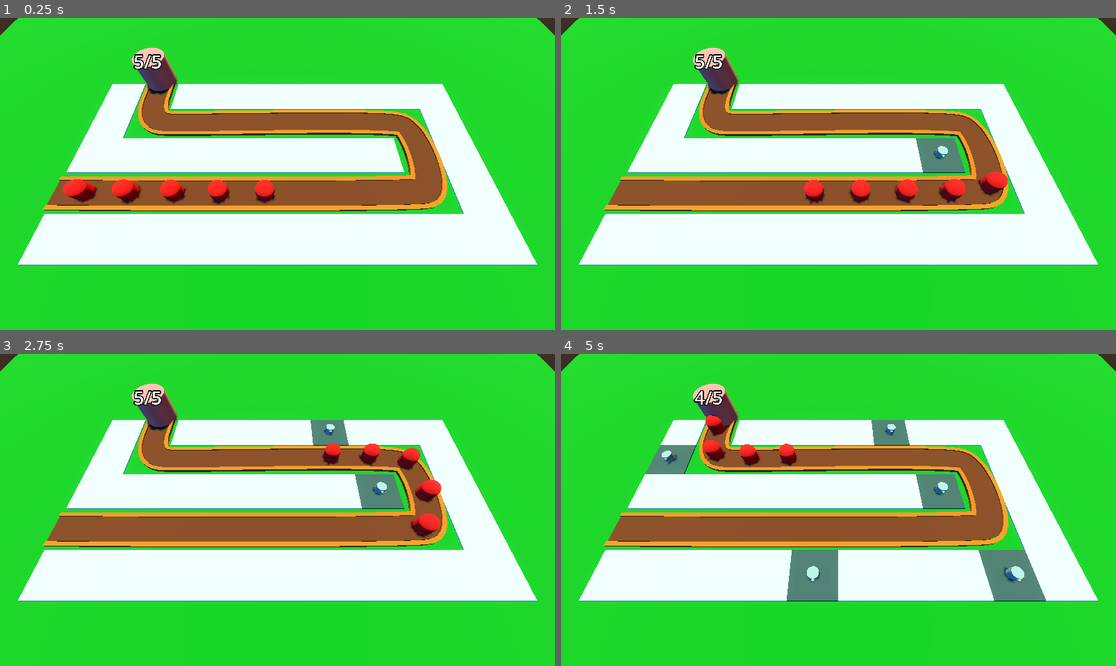
Above: before the commit, frames 1-4 (two rows, left to right).
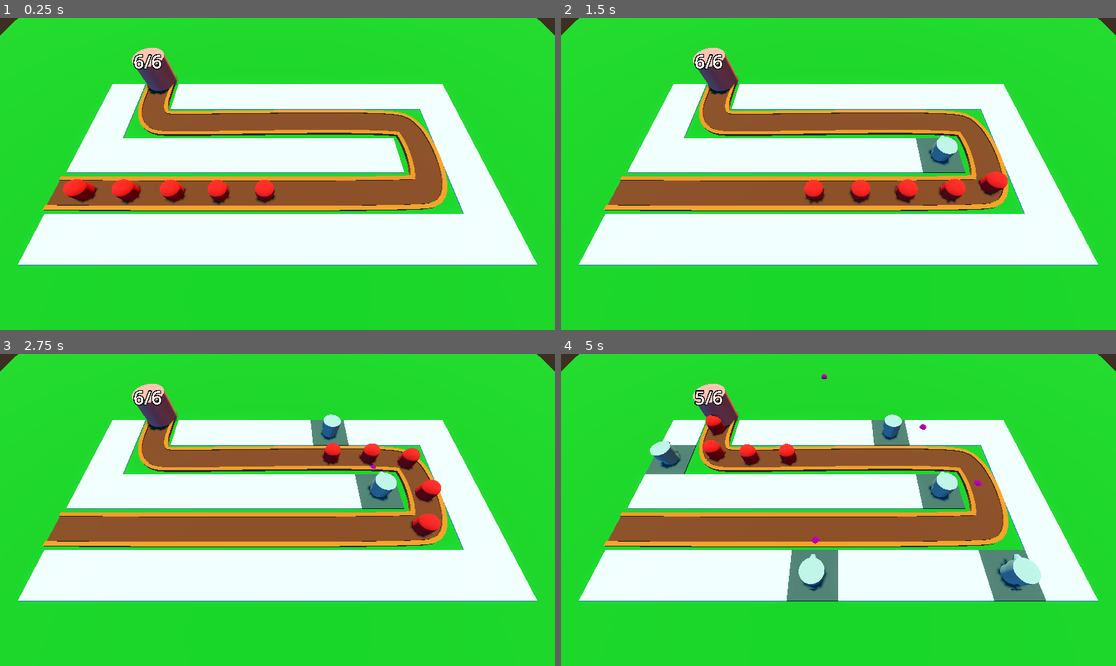
Above: after the commit, the same moments.

Repository: SirBarbecuedWaffle/barbarianBlaster
Game: Godot game, scene res://world/node_3d.tscn
The game is run twice, just before and just after one commit, with the same random seed, the same clock (stepped at 60 frames per second) and the same inputs.
Inputs (mouse positions are in pixels of both pictures, inside the frame that each line leads up to):
- Up to frame 1 (0.25 s): no input
- Up to frame 2 (1.5 s): move the mouse to (960, 158) at 0.52 s; click (960, 158) at 0.6 s; move the mouse to (727, 189) at 1.27 s; click (727, 189) at 1.35 s
- Up to frame 3 (2.75 s): move the mouse to (333, 441) at 2.02 s; click (333, 441) at 2.1 s
- Up to frame 4 (5 s): move the mouse to (810, 572) at 2.77 s; click (810, 572) at 2.85 s; move the mouse to (1005, 556) at 3.52 s; click (1005, 556) at 3.6 s; move the mouse to (672, 463) at 4.27 s; click (672, 463) at 4.35 s

The runs differ from the first frame. In frame 1, less than 0.1% of the frame differs, in the area x 24-30%, y 11-17%; in frame 2, 0.3%; in frame 3, 0.5%; in frame 4, 1.8%, in the area x 16-87%, y 6-76%.

Commit message:
addedprojectile

Diff:
--- /dev/null
+++ b/barbarian-blaster/projectile/projectile.gd
@@ -0,0 +1,9 @@
+extends Area3D
+@export var speed :=30.0
+var direction=Vector3.FORWARD
+func _physics_process(delta: float) -> void:
+	position+=direction*speed*delta
+
+
+func _on_timer_timeout() -> void:
+	queue_free()
--- /dev/null
+++ b/barbarian-blaster/projectile/projectile.tscn
@@ -0,0 +1,28 @@
+[gd_scene load_steps=5 format=3 uid="uid://bmj6tnhblb4a"]
+
+[ext_resource type="Script" uid="uid://cro8yprlj2ocr" path="res://projectile/projectile.gd" id="1_6aa83"]
+
+[sub_resource type="StandardMaterial3D" id="StandardMaterial3D_ml5en"]
+albedo_color = Color(1, 0, 0.6392157, 1)
+metallic = 1.0
+metallic_specular = 1.0
+
+[sub_resource type="SphereMesh" id="SphereMesh_6aa83"]
+material = SubResource("StandardMaterial3D_ml5en")
+
+[sub_resource type="SphereShape3D" id="SphereShape3D_makwg"]
+
+[node name="Projectile" type="Area3D"]
+script = ExtResource("1_6aa83")
+
+[node name="MeshInstance3D" type="MeshInstance3D" parent="."]
+mesh = SubResource("SphereMesh_6aa83")
+
+[node name="CollisionShape3D" type="CollisionShape3D" parent="."]
+shape = SubResource("SphereShape3D_makwg")
+
+[node name="Timer" type="Timer" parent="."]
+wait_time = 2.0
+autostart = true
+
+[connection signal="timeout" from="Timer" to="." method="_on_timer_timeout"]
--- /dev/null
+++ b/barbarian-blaster/turret/turret.gd
@@ -0,0 +1,17 @@
+extends Node3D
+var proj=preload("res://projectile/projectile.tscn")
+
+# Called when the node enters the scene tree for the first time.
+func _ready() -> void:
+	pass # Replace with function body.
+
+
+# Called every frame. 'delta' is the elapsed time since the previous frame.
+func _process(delta: float) -> void:
+	pass
+
+
+func _on_timer_timeout() -> void:
+	var shotproj=proj.instantiate()
+	add_child(shotproj)
+	shotproj.global_position=global_position
--- a/barbarian-blaster/turret/turret.tscn
+++ b/barbarian-blaster/turret/turret.tscn
@@ -1,4 +1,6 @@
-[gd_scene load_steps=4 format=3 uid="uid://cr6t7alfx8jhy"]
+[gd_scene load_steps=5 format=3 uid="uid://cr6t7alfx8jhy"]
+
+[ext_resource type="Script" uid="uid://ktiefksict5w" path="res://turret/turret.gd" id="1_vfthy"]
 
 [sub_resource type="CylinderMesh" id="CylinderMesh_pweg5"]
 height = 1.0
@@ -14,9 +16,10 @@
 height = 0.25
 
 [node name="Turret" type="Node3D"]
+script = ExtResource("1_vfthy")
 
 [node name="turretBase" type="MeshInstance3D" parent="."]
-transform = Transform3D(1, 0, 0, 0, 1, 0, 0, 0, 1, 0, 0.5, 0)
+transform = Transform3D(-2, 0, -1.7484555e-07, 0, 2, 0, 1.7484555e-07, 0, -2, 0, 1, 0)
 mesh = SubResource("CylinderMesh_pweg5")
 
 [node name="turretTop" type="MeshInstance3D" parent="turretBase"]
@@ -26,3 +29,8 @@
 [node name="MeshInstance3D" type="MeshInstance3D" parent="turretBase/turretTop"]
 transform = Transform3D(1, 0, 0, 0, -4.371139e-08, -1, 0, 1, -4.371139e-08, 0, 0, 0.68831503)
 mesh = SubResource("CylinderMesh_2876l")
+
+[node name="Timer" type="Timer" parent="."]
+autostart = true
+
+[connection signal="timeout" from="Timer" to="." method="_on_timer_timeout"]
--- a/barbarian-blaster/world/node_3d.tscn
+++ b/barbarian-blaster/world/node_3d.tscn
@@ -118,7 +118,7 @@
 material = SubResource("StandardMaterial3D_sp4yb")
 
 [node name="enemy" parent="Path3D" instance=ExtResource("2_7mgw1")]
-transform = Transform3D(-0.0067450795, 0, -0.9999578, 0, 0.99999994, 0, 0.9999576, 0, -0.006745081, -25.12822, 0, 2.606726)
+transform = Transform3D(-0.0067450777, 0, -0.99995756, 0, 0.99999994, 0, 0.9999574, 0, -0.006745079, -25.12822, 0, 2.606726)
 loop = false
 speed = 15.0
 
@@ -141,13 +141,14 @@
 speed = 15.0
 
 [node name="enemy5" parent="Path3D" instance=ExtResource("2_7mgw1")]
-transform = Transform3D(-0.00082662434, 0, -0.9999799, 0, 0.99999994, 0, 0.99997973, 0, -0.0008266245, -5.128391, 0, 2.6817226)
+transform = Transform3D(-0.00082662416, 0, -0.9999797, 0, 0.99999994, 0, 0.9999795, 0, -0.0008266243, -5.128391, 0, 2.6817226)
 progress = 20.0
 loop = false
 speed = 15.0
 
 [node name="base" parent="." instance=ExtResource("3_75uhf")]
 transform = Transform3D(1, 0, 0, 0, 1, 0, 0, 0, 1, -17.528, 1, -14.96)
+maxHealth = 6.0
 
 [node name="turretManager" type="Node3D" parent="."]
 script = ExtResource("5_o0ruf")
Not shown, added: barbarian-blaster/projectile/projectile.gd.uid
Not shown, added: barbarian-blaster/turret/turret.gd.uid
